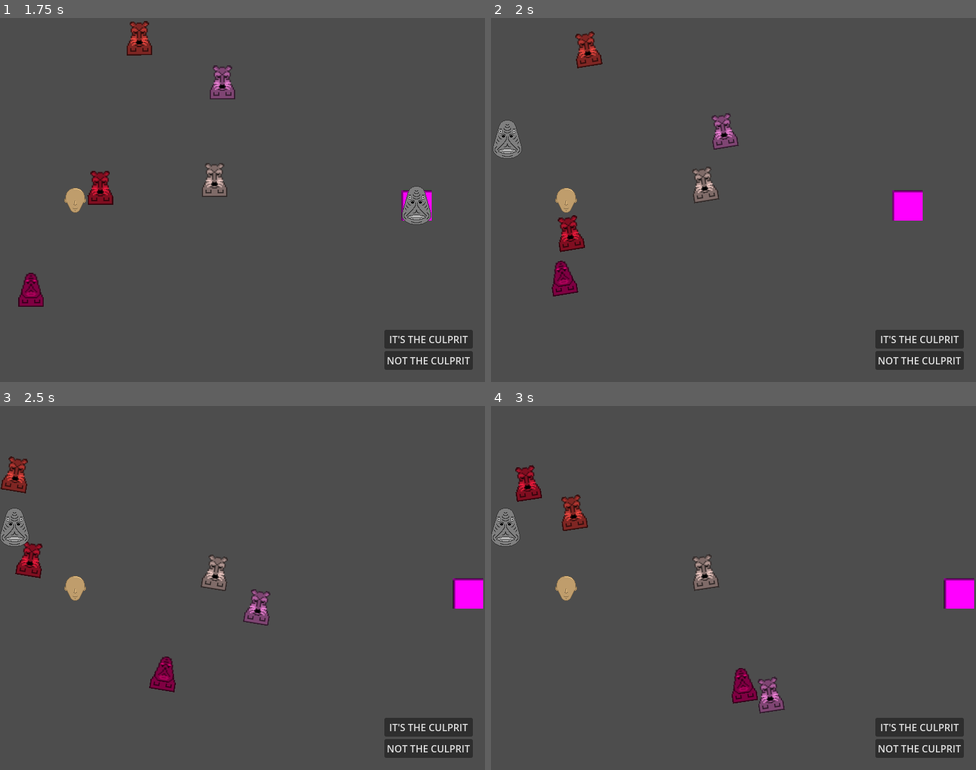
Above: before the commit, frames 1-4 (two rows, left to right).
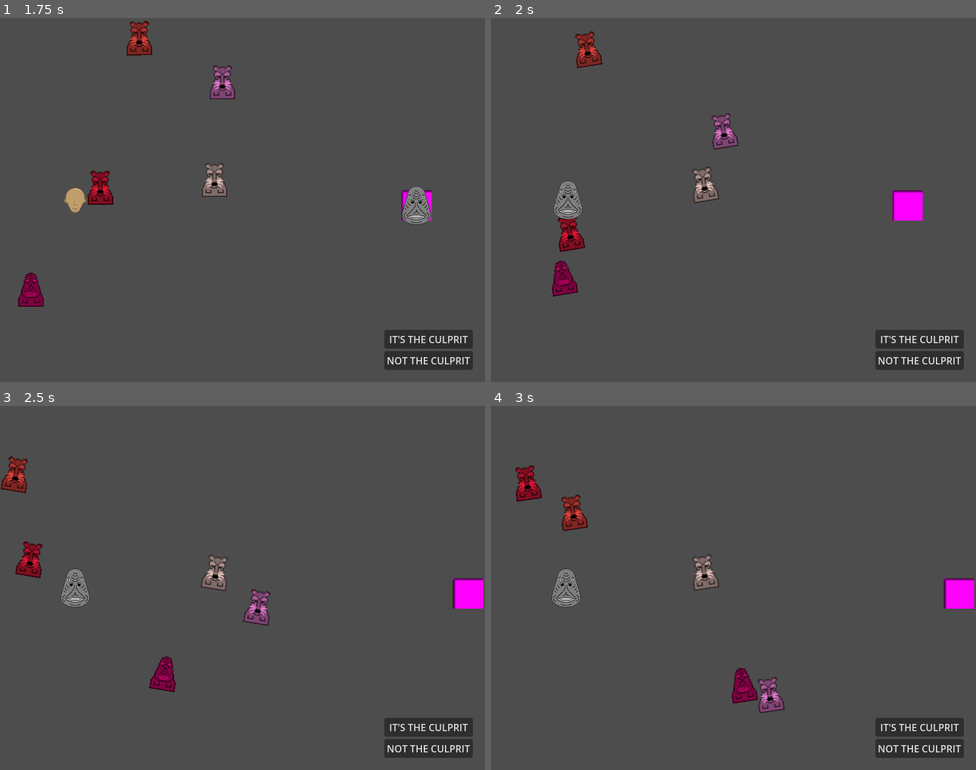
Above: after the commit, the same moments.

Repository: paavonelimarkka/mask-no-four
Game: Godot game, scene res://Scenes/game.tscn
Two runs of this game, one before a commit and one after it. Both use one fixed random seed, a clock stepped at 60 frames per second and the inputs below.
Inputs (mouse positions are in pixels of both pictures, inside the frame that each line leads up to):
- Up to frame 1 (1.75 s): move the mouse to (349, 181) at 0.52 s; hold D (Right) 0.53-1.25 s; tap E (Interact) at 0.6 s; click (349, 181) at 0.67 s; drag from (77, 200) to (417, 203) at 1.27 s
- Up to frame 2 (2 s): no input
- Up to frame 3 (2.5 s): move the mouse to (291, 507) at 2.02 s; hold D (Right) from 2.03 s (still down); tap E (Interact) at 2.1 s
- Up to frame 4 (3 s): release D (Right) at 2.75 s; drag from (709, 660) to (588, 533) at 2.77 s

Frame 1 is identical in both runs. In frame 2, 1.0% of the frame differs, in the area x 0-19%, y 28-56%; in frame 3, 1.0%; in frame 4, 1.0%.

Commit message:
Fixed stuff

Diff:
--- a/Scenes/game.tscn
+++ b/Scenes/game.tscn
@@ -1,5 +1,6 @@
 [gd_scene format=3 uid="uid://di3kcgn4m7a35"]
 
+[ext_resource type="Script" uid="uid://cx42li2h1gsbs" path="res://Scripts/game.gd" id="1_3dryh"]
 [ext_resource type="PackedScene" uid="uid://cg76re3787jjk" path="res://Scenes/player.tscn" id="1_ebmjs"]
 [ext_resource type="PackedScene" uid="uid://cqkmxol52hgso" path="res://Scenes/interaction_ui.tscn" id="1_wrm1d"]
 [ext_resource type="PackedScene" uid="uid://bv0872odn3gha" path="res://Scenes/npc_generator.tscn" id="3_3dryh"]
@@ -10,9 +11,9 @@
 size = Vector2(20, 10.066668)
 
 [node name="Game" type="Node2D" unique_id=1433320696]
+script = ExtResource("1_3dryh")
 
 [node name="InteractionUi" parent="." unique_id=688916730 instance=ExtResource("1_wrm1d")]
-visible = false
 z_index = 10
 anchors_preset = 0
 anchor_right = 0.0
--- a/Scenes/interaction_ui.tscn
+++ b/Scenes/interaction_ui.tscn
@@ -1,9 +1,9 @@
 [gd_scene format=3 uid="uid://cqkmxol52hgso"]
 
-[ext_resource type="Script" uid="uid://bonbm87p4pimb" path="res://Scenes/interaction_ui.gd" id="1_qemkw"]
+[ext_resource type="Script" uid="uid://bonbm87p4pimb" path="res://Scripts/interaction_ui.gd" id="1_qemkw"]
 [ext_resource type="Texture2D" uid="uid://bm11o6hs61pj6" path="res://Assets/Faces/face_base.png" id="2_s1w6p"]
 [ext_resource type="Texture2D" uid="uid://srg34ja8h8eo" path="res://Assets/BigMasks/fish.png" id="3_bov4e"]
-[ext_resource type="Script" uid="uid://djrls7gr0hb82" path="res://Scenes/mask.gd" id="4_bov4e"]
+[ext_resource type="Script" uid="uid://djrls7gr0hb82" path="res://Scripts/mask.gd" id="4_bov4e"]
 
 [node name="InteractionUi" type="Control" unique_id=688916730]
 z_index = 1
--- /dev/null
+++ b/Scripts/game.gd
@@ -0,0 +1,10 @@
+extends Node2D
+
+
+# Called when the node enters the scene tree for the first time.
+func _ready() -> void:
+	pass
+
+# Called every frame. 'delta' is the elapsed time since the previous frame.
+func _process(delta: float) -> void:
+	pass
--- a/Scenes/mask.gd
+++ b/Scripts/mask.gd
@@ -15,6 +15,7 @@
 	# Remember where the rect started (in global coordinates)
 	await get_tree().process_frame  # ensures layout/anchors have applied
 	start_global_pos = global_position
+	find_parent("InteractionUi").visible = false # Stupid hack, don't remove
 
 func _gui_input(event: InputEvent) -> void:
 	if event is InputEventMouseButton and event.button_index == MOUSE_BUTTON_LEFT:
Not shown, added: Scripts/game.gd.uid
Renamed: Scenes/interaction_ui.gd -> Scripts/interaction_ui.gd
Renamed: Scenes/interaction_ui.gd.uid -> Scripts/interaction_ui.gd.uid
Renamed: Scenes/mask.gd.uid -> Scripts/mask.gd.uid
